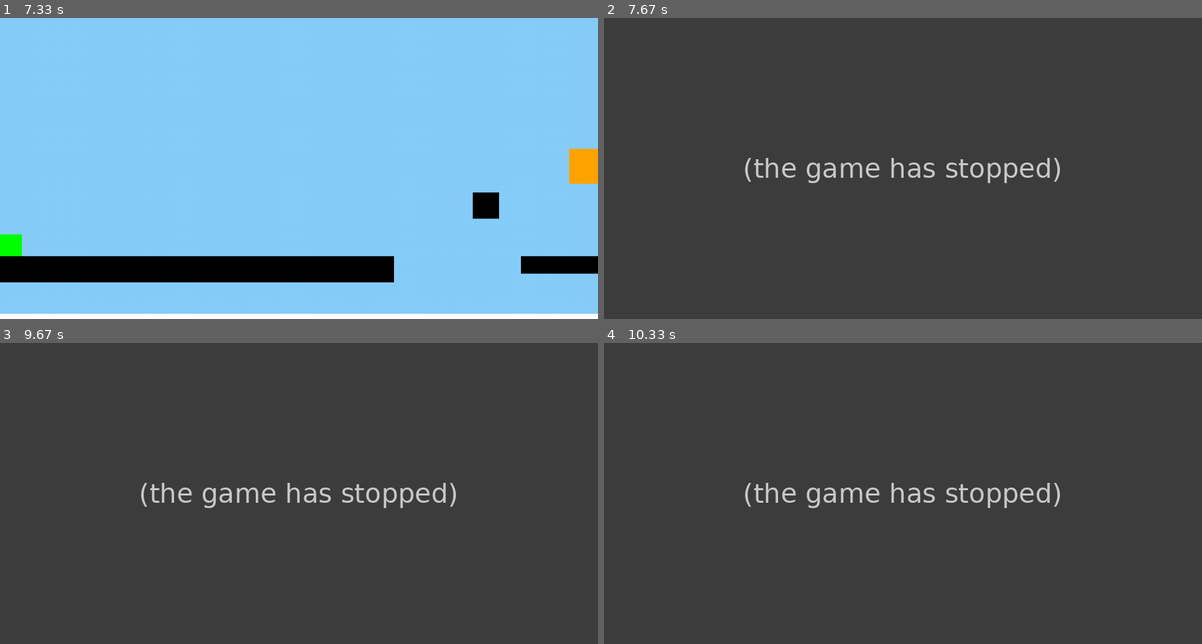
Above: before the commit, frames 1-4 (two rows, left to right).
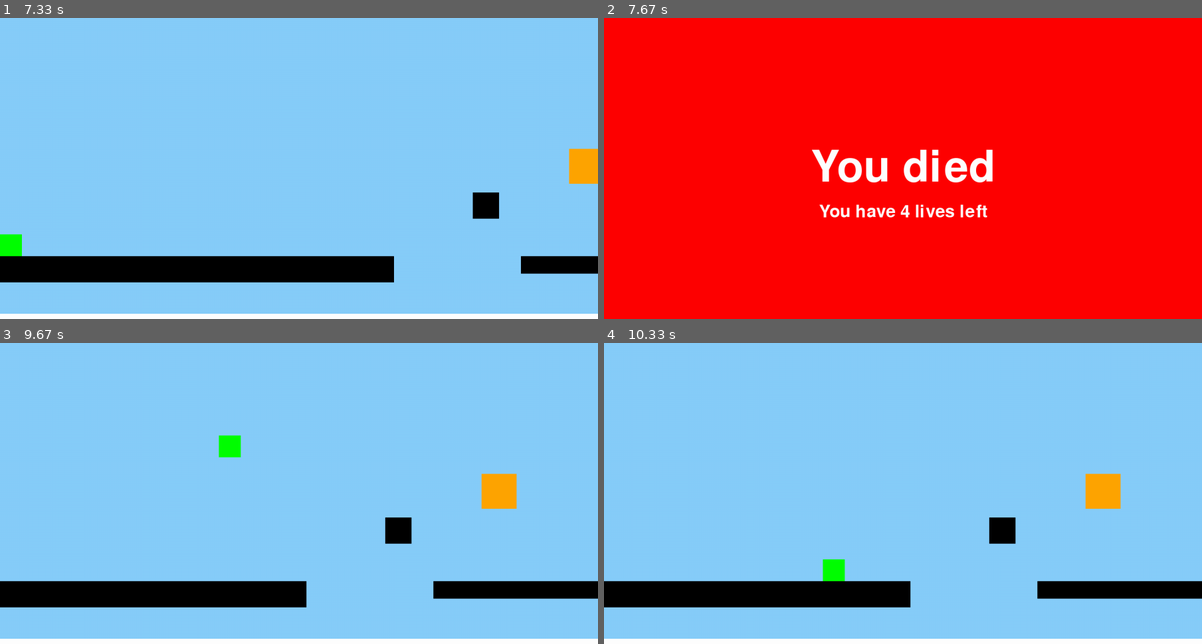
Above: after the commit, the same moments.

Repository: cast-hen/titanic_escape
Game: pygame game, started from main.py
The game is run twice, just before and just after one commit, with the same random seed, the same clock (stepped at 60 frames per second) and the same inputs.
Inputs (mouse positions are in pixels of both pictures, inside the frame that each line leads up to):
- Up to frame 1 (7.33 s): click "start" at 0.38 s; tap Enter at 0.67 s; hold W 1.5-1.97 s; move the mouse to (113, 123) at 1.53 s; hold W 3.5-3.87 s; move the mouse to (83, 159) at 3.53 s; hold A 4.57-5.03 s; move the mouse to (281, 117) at 4.6 s; hold W 5.57-5.87 s; move the mouse to (203, 69) at 5.6 s; hold A 6.4-6.93 s; move the mouse to (71, 102) at 6.43 s; hold A from 6.97 s (still down); move the mouse to (514, 144) at 7 s
- Up to frame 2 (7.67 s): release A at 7.37 s
- Up to frame 3 (9.67 s): no input
- Up to frame 4 (10.33 s): no input

Frame 1 is identical in both runs. In frame 2, 100% of the frame differs, in the area x 0-100%, y 0-100%; in frame 3, 100%; in frame 4, 100%.
Error before the commit: TypeError: cannot unpack non-iterable NoneType object (parkour_functies.py line 137); the game stopped at 7.6 s (later frames are placeholders)

Commit message:
def game over

Diff:
--- a/common.py
+++ b/common.py
@@ -1,6 +1,7 @@
 from pauze import *
 from button_code import *
 import pygame
+import time
 
 class character:
     def __init__(self, name, lives, colour, hitpoints, maxHitpoints, moveset, items):
@@ -23,8 +24,25 @@
 def eind():
     return None
 
-def game_over():
-    return None
+def game_over(lives):
+    lives -= 1
+    if lives == 0:
+        print("oh no")
+    screen.fill('red')
+    font = pygame.font.Font("freesansbold.ttf", 100)
+    text = font.render("You died", True, (255, 255, 255))
+    textRect = text.get_rect()
+    textRect.center = (WIDTH/2, HEIGHT/2)
+    screen.blit(text, textRect)
+
+    font = pygame.font.Font("freesansbold.ttf", 40)
+    text = font.render("You have " + str(lives) + " lives left", True, (255, 255, 255))
+    textRect = text.get_rect()
+    textRect.center = (WIDTH / 2, HEIGHT / 2 + 100)
+    screen.blit(text, textRect)
+    pygame.display.flip()
+    time.sleep(2)
+    return 200, 200, lives
 
 
 def menu():
--- a/main.py
+++ b/main.py
@@ -31,7 +31,7 @@
 
     # Hoofd code:
     if state == "begin":
-        encounter = parkour()
+        encounter = parkour(player)
         if encounter == "Menu":
             state = "Menu"
         elif encounter == "quit":
--- a/parkour_functies.py
+++ b/parkour_functies.py
@@ -78,7 +78,7 @@
 def draw_floor():
     pygame.draw.line(screen, (255, 255, 255), (0, HEIGHT), (WIDTH, HEIGHT), 25)
 
-def parkour():
+def parkour(player):
     clock = pygame.time.Clock()
     fps = 60
     gravity = 0.6
@@ -89,7 +89,7 @@
     mouseDown = False
     CameraPosx = 0
 
-    player = Objects(300, 200, 50, 50, 'green', 2, 0, 0, 1)
+    playerObject = Objects(300, 200, 50, 50, 'green', 2, 0, 0, 1)
     cube1 = Objects(580, 400, 60, 60, 'black', 1, 0, 0, 1)
     cube2 = Objects(690, 546, 600, 40, 'black', 1, 0, 0, 1)
     cube3 = Objects(-800, 546, 1200, 60, 'black', 1, 0, 0, 1)
@@ -114,16 +114,16 @@
         mouse = pygame.mouse.get_pos()
         clock.tick(fps)
         screen.fill((135, 206, 250))
-        EnemyCollider = player.update_pos(platforms, CameraPosx, scene)
+        EnemyCollider = playerObject.update_pos(platforms, CameraPosx, scene)
 
         if scene == 1:
-            player.draw(screen, CameraPosx)
+            playerObject.draw(screen, CameraPosx)
             cube1.draw(screen, CameraPosx)
             cube2.draw(screen, CameraPosx)
             cube3.draw(screen, CameraPosx)
             cube4.draw(screen, CameraPosx)
         if scene == 2:
-            player.draw(screen, CameraPosx)
+            playerObject.draw(screen, CameraPosx)
             cube6.draw(screen, CameraPosx)
             cube5.draw(screen, CameraPosx)
             cube7.draw(screen, CameraPosx)
@@ -131,24 +131,24 @@
 
         draw_floor()
 
-        player.xspeed = speed * (keys["right"] - keys["left"])
+        playerObject.xspeed = speed * (keys["right"] - keys["left"])
 
-        if player.ypos >= 630:
-            player.xpos, player.ypos, lives = game_over()
+        if playerObject.ypos >= 630:
+            playerObject.xpos, playerObject.ypos, player.lives = game_over(player.lives)
 
         if EnemyCollider:
             return enemy("greg", (255, 0, 0), 50, ["punch"])
-        if L_border <= player.xpos <= R_border:
-            CameraPosx = player.xpos - 500
+        if L_border <= playerObject.xpos <= R_border:
+            CameraPosx = playerObject.xpos - 500
 
 
-        elif L_border - 500 > player.xpos and scene > 1:
-            player.xpos = R_border + 700
+        elif L_border - 500 > playerObject.xpos and scene > 1:
+            playerObject.xpos = R_border + 700
             CameraPosx = R_border - 500
             scene -= 1
 
-        elif player.xpos > R_border + 750:
-            player.xpos = L_border - 450
+        elif playerObject.xpos > R_border + 750:
+            playerObject.xpos = L_border - 450
             CameraPosx = L_border - 500
             scene += 1
 
@@ -165,8 +165,8 @@
                     keys["right"] = True
                 elif event.key == pygame.K_a:
                     keys["left"] = True
-                elif event.key == pygame.K_w and player.on_ground:
-                    player.yspeed = jump_height
+                elif event.key == pygame.K_w and playerObject.on_ground:
+                    playerObject.yspeed = jump_height
 
                 elif event.key == pygame.K_ESCAPE:
                     if Pause() == "Menu":
